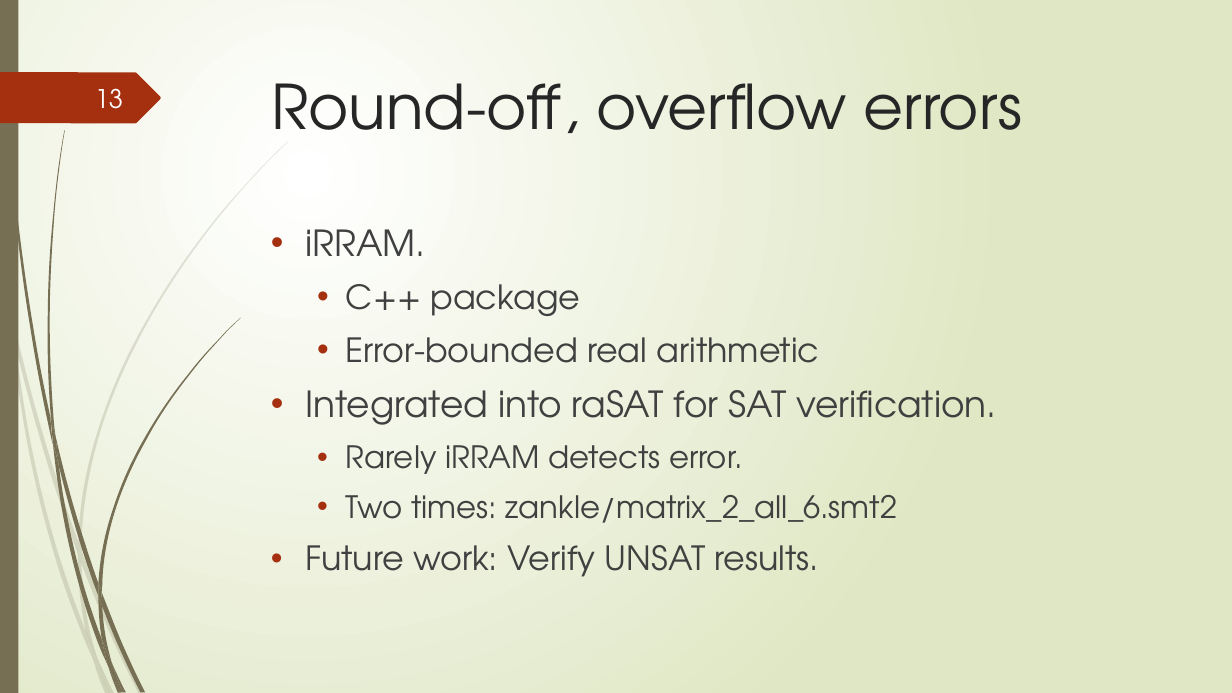
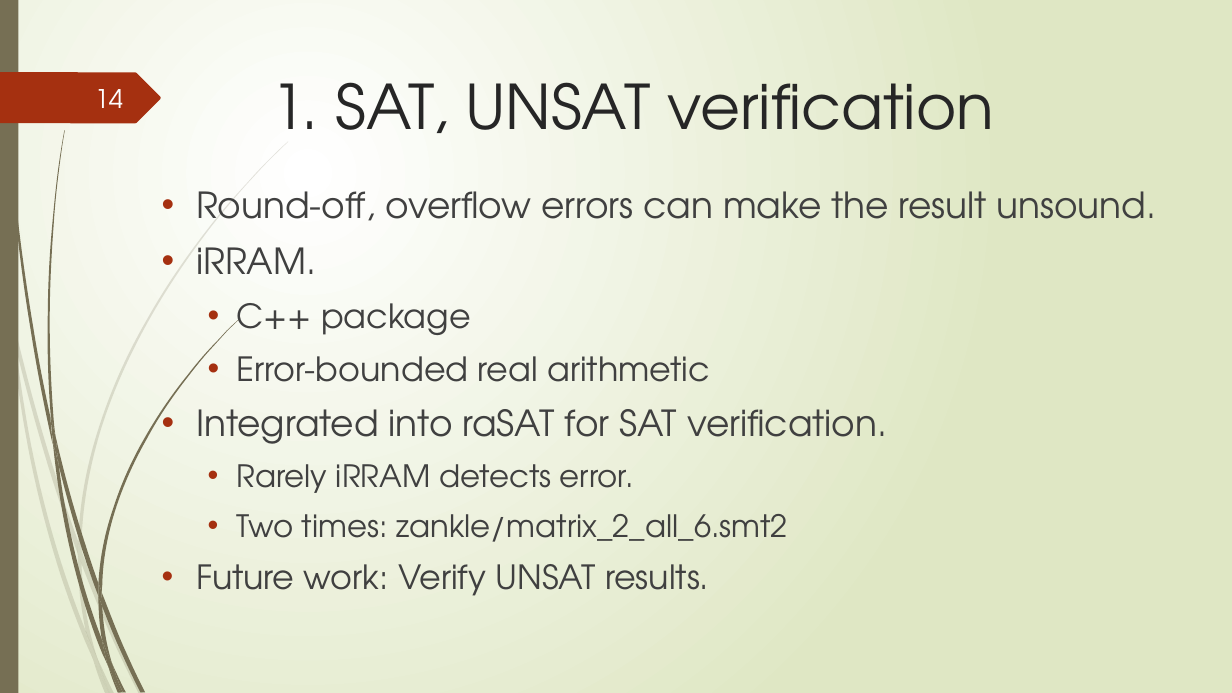
Before and after one commit to tungvx/raSAT, a slide deck: slide 14 of report/midterm.pptx (slide 13 before the commit). Drawn at 1232x693 pixels with LibreOffice and Linux fonts; fonts in the diff are those of the drawing. Boxes give left, top, right and bottom in pixels: in the first picture for what was removed or moved away, otherwise in the second. Text is boxed around its words. In the diff, an @@ line names an element or a change of style, - is before the commit and + after.

```diff
--- a/report/midterm.pptx
+++ b/report/midterm.pptx
@@ page number at (x1=95, y1=89, x2=123, y2=108): text changed @@
-13
+14
@@ title at (x1=271, y1=82, x2=994, y2=133): text changed @@
-Round-off, overflow errors
+1. SAT, UNSAT verification
@@ text "Round-off, overflow errors can make ..." moved from (x1=306, y1=229, x2=997, y2=577) to (x1=196, y1=191, x2=1156, y2=596) @@
@@ text at (x1=196, y1=191, x2=1156, y2=221): paragraph added @@
+• Round-off, overflow errors can make the result unsound.
```
Also in this commit, not shown: 17 other slides changed, 3 slides added, 3 slides removed, 3 other files.
